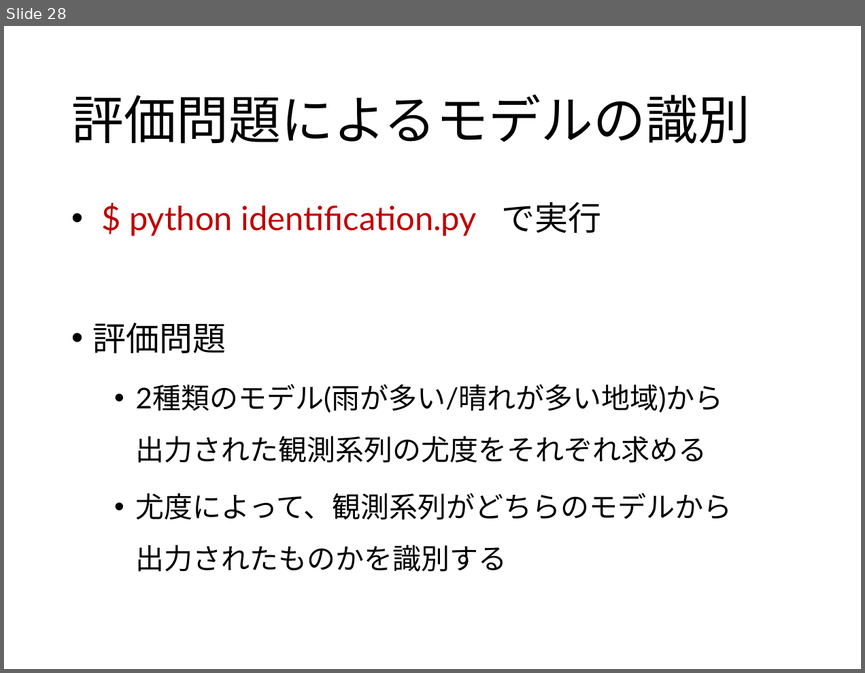
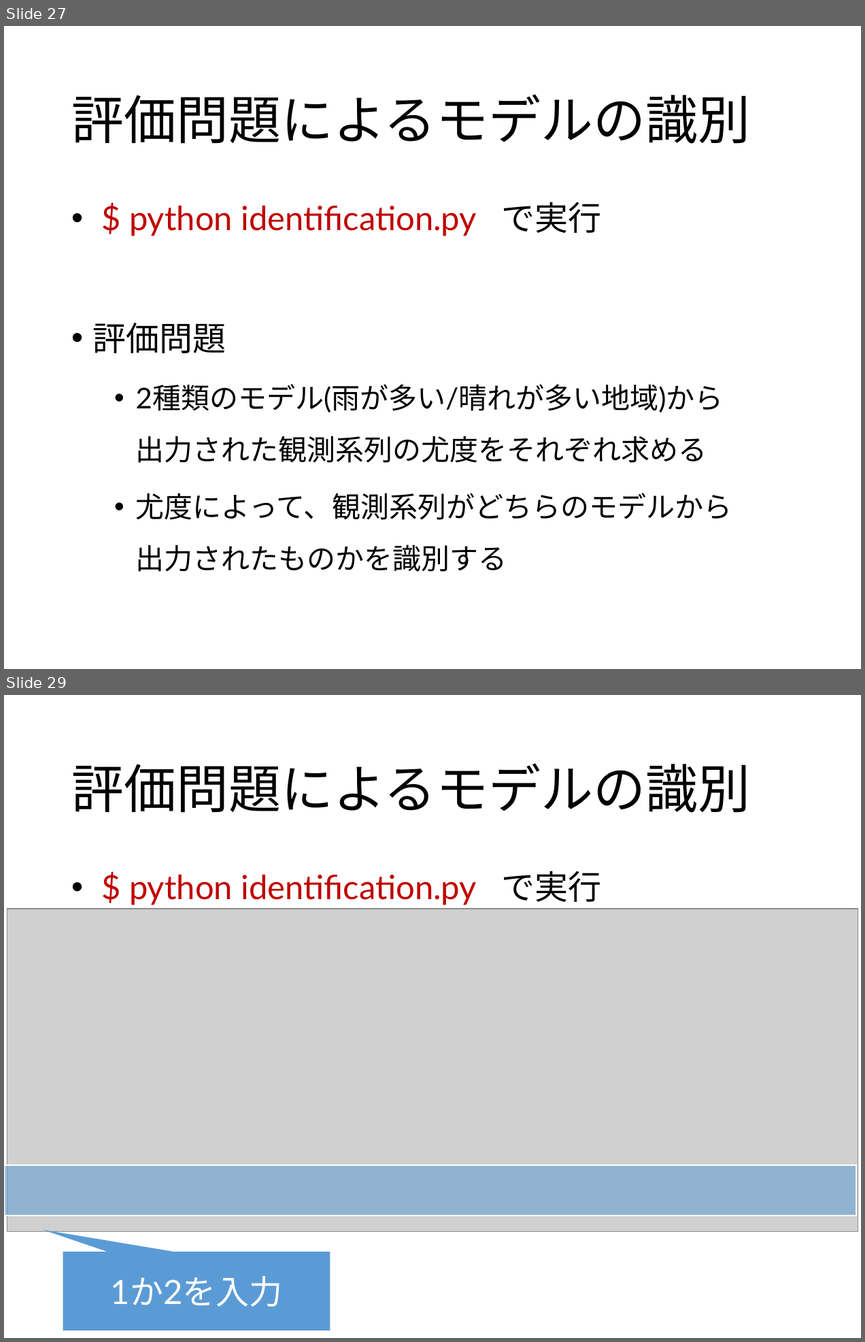
Before and after one commit to 2017B4/rinko_production, a slide deck: slide/輪講実習.pptx. Shown one above the other, each under a label of ours: slide 28 before the commit, slides 27 and 29 after it; the slides between them are not shown. The pictures are 865x673 and 865x1342 pixels, drawn with LibreOffice and Linux fonts; fonts in the diff are those of the drawing; grey boxes stand for pictures. Boxes give left, top, right and bottom in pixels: in the first picture for what was removed or moved away, otherwise in the second. Text is boxed around its words. In the diff, an @@ line names an element or a change of style, - is before the commit and + after.

```diff
--- a/slide/輪講実習.pptx
+++ b/slide/輪講実習.pptx
@@ slide 29 added at box(4, 695, 861, 1338), background #FFFFFF @@
@@ title added at box(71, 763, 751, 813), 44 pt, text #000000 @@
+評価問題によるモデルの識別
@@ text added at box(129, 870, 601, 905), 28 pt, text #C00000 @@
+• $ python identification.py で実行
@@ picture added at box(7, 909, 858, 1232) @@
@@ rectangle added at box(4, 1166, 857, 1215), fill #5B9BD5 at 54% opacity, outline #FFFFFF 1 pt @@
@@ speech box added at box(63, 1251, 330, 1330), fill #5B9BD5, 28 pt, text #FFFFFF @@
+1か2を入力
@@ what was slide 28 is now slide 27 @@
```
Also in this commit, not shown: 9 slides changed, 1 slide removed.
